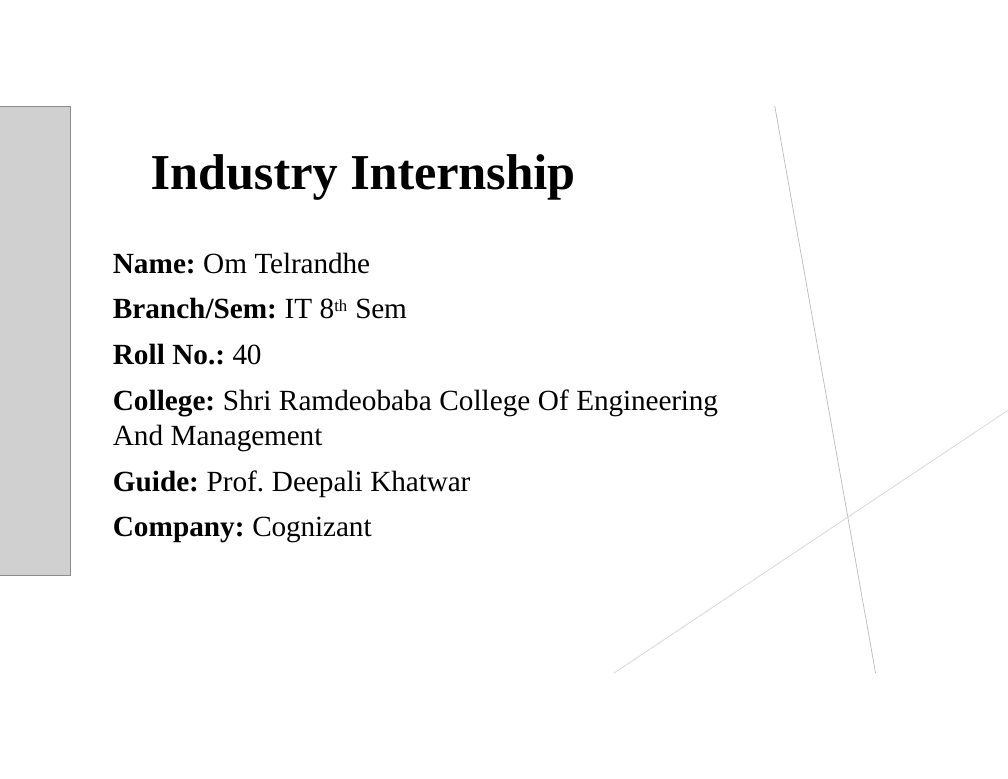
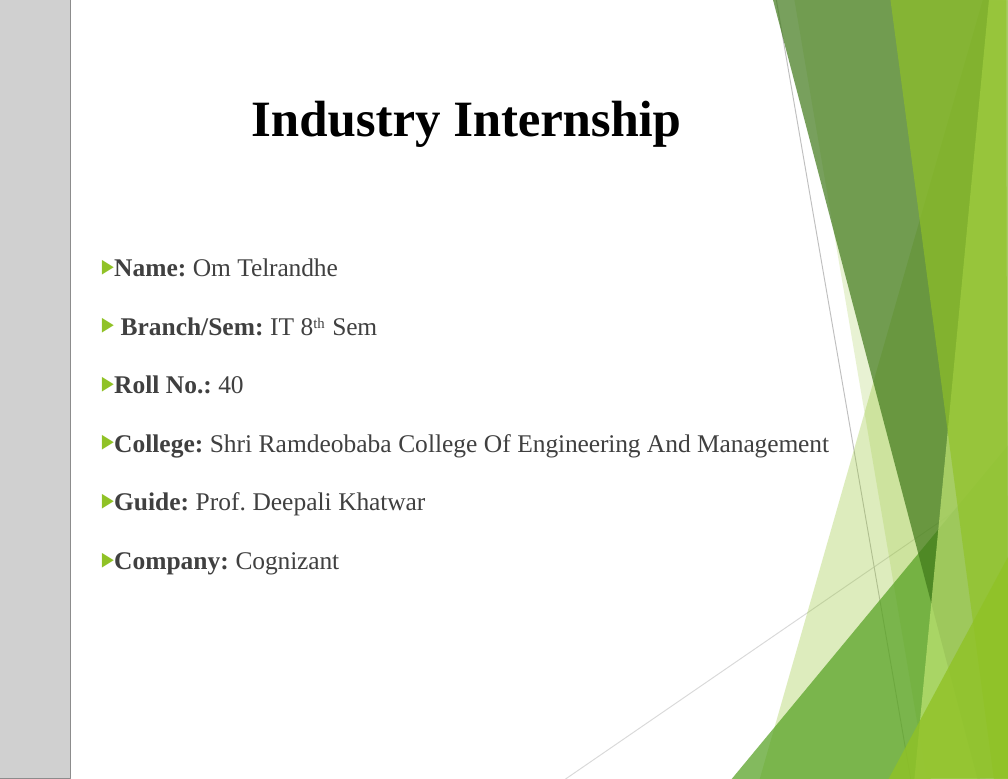
Before and after one commit to OmMTelrandhe/Cogni, a slide deck: slide 1 of IT_40_Om_Internship_Seminar.pptx. Drawn at 1008x779 pixels with LibreOffice and Linux fonts; fonts in the diff are those of the drawing; grey boxes stand for pictures; background and template pictures are left out. Boxes give left, top, right and bottom in pixels: in the first picture for what was removed or moved away, otherwise in the second. Text is boxed around its words. In the diff, an @@ line names an element or a change of style, - is before the commit and + after.

```diff
--- a/IT_40_Om_Internship_Seminar.pptx
+++ b/IT_40_Om_Internship_Seminar.pptx
@@ picture: place and size @@
-picture at (0,106,71,575)
+picture at (0,0,71,779)
@@ freeform shape: place and size @@
-freeform shape at (774,106,875,674)
+freeform shape at (760,0,1008,779)
@@ freeform shape at (760,0,1008,779): fill none to #90C226 at 30% opacity; outline #BFBFBF 0.6 pt to none @@
@@ title "Industry Internship": place and size @@
-title "Industry Internship" at (151,154,575,200)
+title "Industry Internship" at (251,100,681,146)
@@ title "Industry Internship" at (251,100,681,146): size 39.5 to 40 pt; alignment left to centre @@
@@ text at (114,258,377,394): text changed; size 23 to 20 pt; text colour #000000 to #404040 @@
-Name: Om Telrandhe Branch/Sem: IT 8th Sem Roll No.: 40
+▶ Name: Om Telrandhe
+▶ Branch/Sem: IT 8th Sem
+▶ Roll No.: 40
@@ freeform shape removed at (614,411,1008,674) @@
@@ text at (114,434,829,575): size 23 to 20 pt, text colour #000000 to #404040 in "College: Shri Ramdeobaba College Of Engineering And ...", "Guide: Prof. Deepali Khatwar", "Company: Cognizant"; alignment left to justified; bullet none to ▶; line spacing 1 to 1.5; more space between paragraphs @@
@@ group added at (0,0,1008,779): 7 freeform shapes, 2 lines @@
```
Also in this commit, not shown: 3 other slides changed, 2 slides added, 1 slide removed.
